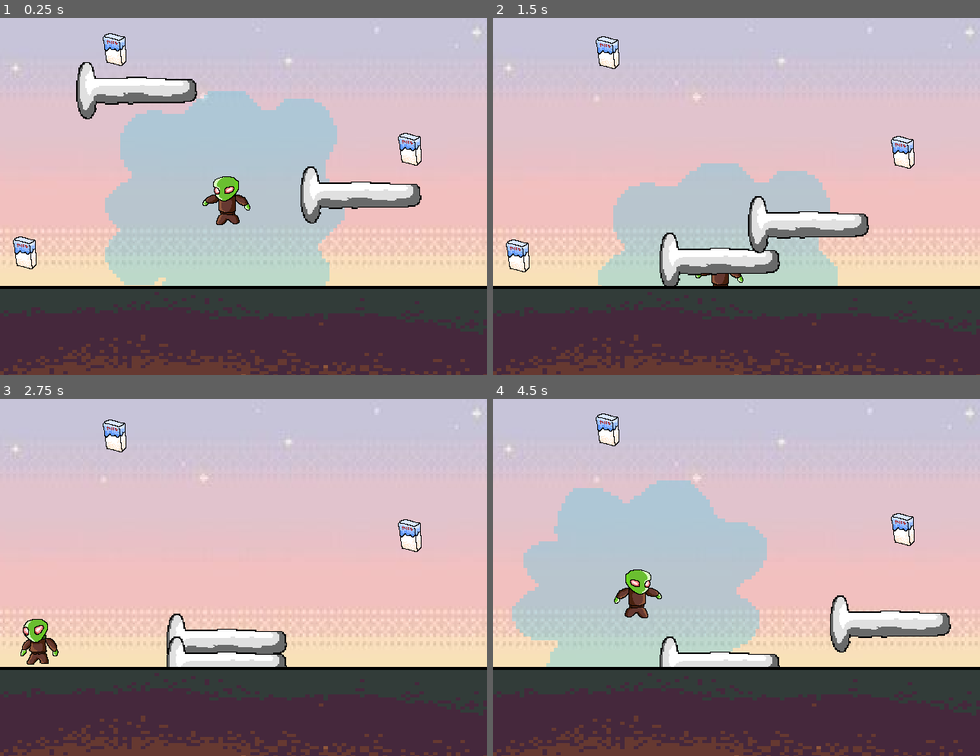
Above: before the commit, frames 1-4 (two rows, left to right).
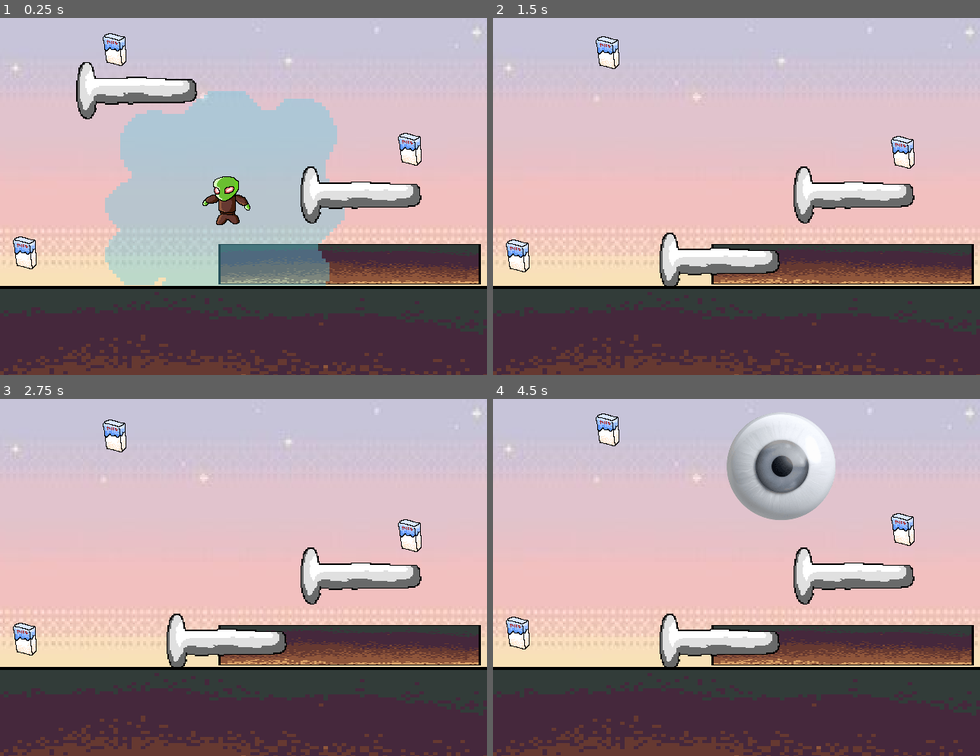
Above: after the commit, the same moments.

Repository: AlcDhruv/AlienBox
Game: Godot game, scene res://Scenes/main.tscn
Same seed, same stepped clock (60 frames per second), same inputs: the game is played once before the commit and once after it.
Inputs (mouse positions are in pixels of both pictures, inside the frame that each line leads up to):
- Up to frame 1 (0.25 s): no input
- Up to frame 2 (1.5 s): tap Enter (ui_accept) at 0.5 s; drag from (629, 89) to (721, 260) at 0.52 s; drag from (853, 192) to (721, 282) at 1.27 s
- Up to frame 3 (2.75 s): move the mouse to (292, 491) at 2.02 s; hold Left (ui_left) from 2.03 s (still down); tap J (toggle_aura) at 2.1 s
- Up to frame 4 (4.5 s): release Left (ui_left) at 2.75 s; drag from (712, 645) to (609, 438) at 2.77 s; move the mouse to (882, 627) at 3.52 s; hold Right (ui_right) 3.53-4.25 s; tap J (toggle_aura) at 3.6 s; tap Enter (ui_accept) at 3.77 s; drag from (590, 516) to (902, 534) at 4.27 s

The runs differ from the first frame. In frame 1, 6.1% of the frame differs, in the area x 44-99%, y 63-75%; in frame 2, 17%; in frame 3, 8.5%; in frame 4, 34%, in the area x 2-99%, y 3-76%.

Commit message:
Added readme file

Diff:
--- /dev/null
+++ b/Scenes/eye.tscn
@@ -0,0 +1,23 @@
+[gd_scene load_steps=4 format=3 uid="uid://cm1qj6x6nhv2x"]
+
+[ext_resource type="Script" uid="uid://d1v0o13jxv1d3" path="res://Scripts/eye.gd" id="1_dxrjs"]
+[ext_resource type="Texture2D" uid="uid://cphwecsubi8x1" path="res://Art/eye.png" id="2_avcuq"]
+
+[sub_resource type="CircleShape2D" id="CircleShape2D_dxrjs"]
+radius = 135.033
+
+[node name="Node" type="Node2D"]
+script = ExtResource("1_dxrjs")
+
+[node name="Sprite2D" type="Sprite2D" parent="."]
+texture = ExtResource("2_avcuq")
+
+[node name="Area2D" type="Area2D" parent="."]
+
+[node name="CollisionShape2D" type="CollisionShape2D" parent="Area2D"]
+shape = SubResource("CircleShape2D_dxrjs")
+
+[node name="Timer" type="Timer" parent="."]
+
+[connection signal="area_entered" from="Area2D" to="." method="_on_area_2d_area_entered"]
+[connection signal="area_exited" from="Area2D" to="." method="_on_area_2d_area_exited"]
--- a/Scenes/land.tscn
+++ b/Scenes/land.tscn
@@ -5,7 +5,7 @@
 [sub_resource type="RectangleShape2D" id="RectangleShape2D_ypqmy"]
 size = Vector2(114, 54.5)
 
-[node name="StaticBody2D" type="StaticBody2D"]
+[node name="Land" type="StaticBody2D"]
 
 [node name="Sprite2D" type="Sprite2D" parent="."]
 scale = Vector2(2, 2)
@@ -15,3 +15,4 @@
 position = Vector2(0, -2.5)
 scale = Vector2(2, 2)
 shape = SubResource("RectangleShape2D_ypqmy")
+one_way_collision = true
--- a/Scenes/main.tscn
+++ b/Scenes/main.tscn
@@ -1,12 +1,25 @@
-[gd_scene load_steps=8 format=3 uid="uid://cpq4mlg28kteq"]
+[gd_scene load_steps=10 format=3 uid="uid://bnv0uoo2ld0sc"]
 
-[ext_resource type="Script" uid="uid://dw6oywgo7e06c" path="res://Scenes/main.gd" id="1_21xkr"]
+[ext_resource type="Script" uid="uid://dw6oywgo7e06c" path="res://Scripts/main.gd" id="1_21xkr"]
 [ext_resource type="PackedScene" uid="uid://duyouf55rajvj" path="res://Scenes/character_body_2d.tscn" id="1_ig7tw"]
 [ext_resource type="Texture2D" uid="uid://co355q1c7xm5t" path="res://Art/tempBack.jpg" id="1_jjvhh"]
 [ext_resource type="PackedScene" uid="uid://07xsvqsbtydl" path="res://Scenes/nail.tscn" id="2_0xm2m"]
 [ext_resource type="PackedScene" uid="uid://d1spcuxs20q2i" path="res://Scenes/land.tscn" id="3_h2yge"]
 [ext_resource type="PackedScene" uid="uid://ci6duf8iscssy" path="res://Scenes/milk.tscn" id="5_kry3j"]
 [ext_resource type="PackedScene" uid="uid://dkpailb8sj75b" path="res://Scenes/overworld.tscn" id="7_6bp64"]
+[ext_resource type="PackedScene" uid="uid://cm1qj6x6nhv2x" path="res://Scenes/eye.tscn" id="8_344ge"]
+
+[sub_resource type="GDScript" id="GDScript_6bp64"]
+script/source = "extends Timer
+
+
+# Called when the node enters the scene tree for the first time.
+func _ready() -> void:
+	pass # Replace with function body.
+# Called every frame. 'delta' is the elapsed time since the previous frame.
+func _process(delta: float) -> void:
+	pass
+"
 
 [node name="Main" type="Node2D"]
 script = ExtResource("1_21xkr")
@@ -15,6 +28,10 @@
 position = Vector2(309, 288)
 scale = Vector2(2.13977, 2.41923)
 texture = ExtResource("1_jjvhh")
+
+[node name="Land2" parent="." instance=ExtResource("3_h2yge")]
+position = Vector2(458, 335)
+scale = Vector2(1.5, 0.5)
 
 [node name="CharacterBody2D" parent="." instance=ExtResource("1_ig7tw")]
 position = Vector2(298, 222)
@@ -28,7 +45,7 @@
 position = Vector2(480, 242)
 scale = Vector2(1.5, 1.5)
 
-[node name="StaticBody2D" parent="." instance=ExtResource("3_h2yge")]
+[node name="Land" parent="." instance=ExtResource("3_h2yge")]
 position = Vector2(317, 471)
 scale = Vector2(3, 2)
 
@@ -44,3 +61,14 @@
 [node name="Overworld" parent="." instance=ExtResource("7_6bp64")]
 visible = false
 position = Vector2(313, 244)
+
+[node name="Timer" type="Timer" parent="."]
+wait_time = 3.0
+autostart = true
+script = SubResource("GDScript_6bp64")
+
+[node name="Eye" parent="." instance=ExtResource("8_344ge")]
+position = Vector2(379, 99)
+scale = Vector2(0.5, 0.5)
+
+[connection signal="timeout" from="Timer" to="." method="_on_timer_timeout"]
--- a/Scenes/milk.tscn
+++ b/Scenes/milk.tscn
@@ -1,6 +1,6 @@
 [gd_scene load_steps=4 format=3 uid="uid://ci6duf8iscssy"]
 
-[ext_resource type="Script" uid="uid://da5yeubykus6j" path="res://Scenes/milk.gd" id="1_4r4fw"]
+[ext_resource type="Script" uid="uid://da5yeubykus6j" path="res://Scripts/milk.gd" id="1_4r4fw"]
 [ext_resource type="Texture2D" uid="uid://b67r3etarmgq3" path="res://Art/milk.png" id="1_sj35g"]
 
 [sub_resource type="RectangleShape2D" id="RectangleShape2D_4r4fw"]
--- /dev/null
+++ b/Scripts/eye.gd
@@ -0,0 +1,31 @@
+extends Node2D
+
+@onready var vision_area = $Area2D
+
+var seen_time := 0.0
+var required_time := 3.0
+
+
+func _process(delta):
+
+	var player_visible = false
+
+	for body in vision_area.get_overlapping_bodies():
+		if body.is_in_group("player"):
+			player_visible = true
+
+
+	if player_visible:
+		seen_time += delta
+		print("Seen time:", seen_time)
+
+		if seen_time >= required_time:
+			game_over()
+
+	else:
+		seen_time = 0
+
+
+func game_over():
+	print("GAME OVER")
+	get_tree().paused = true
--- a/Scenes/main.gd
+++ b/Scripts/main.gd
@@ -2,9 +2,11 @@
 
 # (2-a) For handling Overworld toggle. Below is the imported scene itself
 @onready var overworld = $Overworld
+@onready var eye = $Eye
 
 func _ready():
 	overworld.visible = false
+	eye.visible = false
 # (2-b) setting visibility of the overworld off at the beggining
 
 # (2-c) if RMB is pressed, it'll toggle the overworl, else put it off
@@ -14,3 +16,10 @@
 			overworld.visible = true
 		else:
 			overworld.visible = false
+
+func _on_timer_timeout():
+	var delay = randf_range(1.0, 5.0)
+	await get_tree().create_timer(delay).timeout
+	eye.visible = true
+	await get_tree().create_timer(5.0).timeout
+	eye.visible = false
--- a/project.godot
+++ b/project.godot
@@ -11,7 +11,7 @@
 [application]
 
 config/name="AlienBox"
-run/main_scene="uid://cpq4mlg28kteq"
+run/main_scene="uid://bnv0uoo2ld0sc"
 config/features=PackedStringArray("4.4", "Mobile")
 config/icon="res://icon.svg"
 
Binary file added: Art/eye.png
Not shown, added: Art/eye.png.import
Not shown, added: Scripts/eye.gd.uid
Renamed: Scenes/main.gd.uid -> Scripts/main.gd.uid
Renamed: Scenes/milk.gd -> Scripts/milk.gd
Renamed: Scenes/milk.gd.uid -> Scripts/milk.gd.uid
Binary file added: screenshots/gameplay_1.png
Binary file added: screenshots/gameplay_2.png
Not shown, changed: README.md
